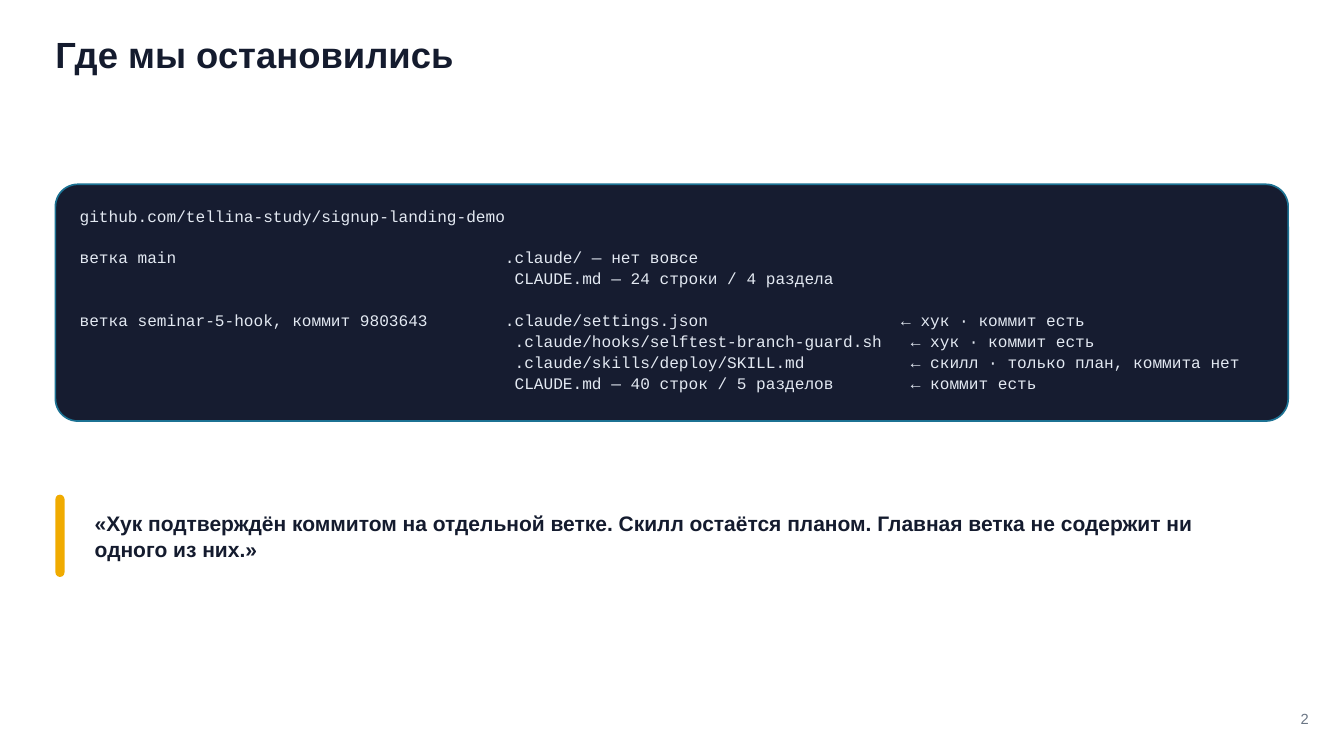
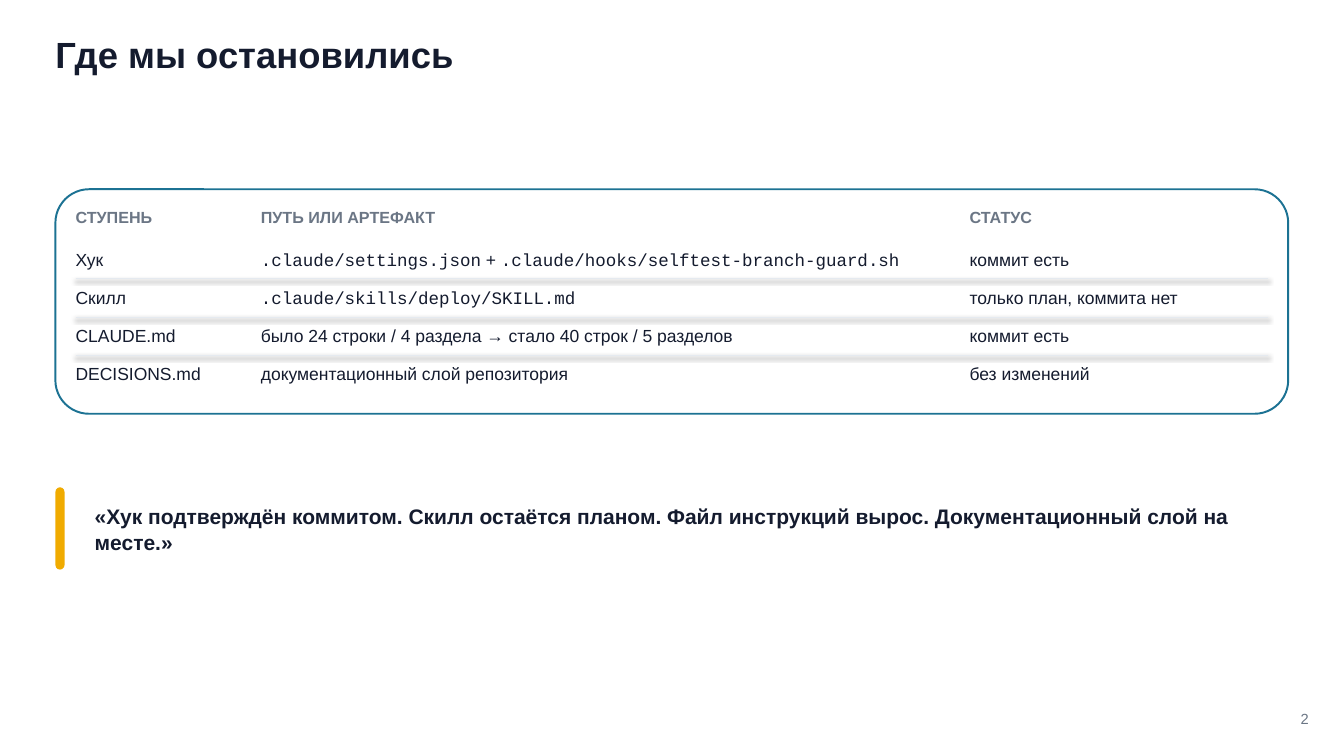
Before and after one commit to tellina-study/AI-usage-lessons, a slide deck: slide 2 of library/seminars/sem-06/rendered/sem-06.pptx. Drawn at 1344x756 pixels with LibreOffice and Linux fonts; fonts in the diff are those of the drawing. Boxes give left, top, right and bottom in pixels: in the first picture for what was removed or moved away, otherwise in the second. Text is boxed around its words. In the diff, an @@ line names an element or a change of style, - is before the commit and + after.

```diff
--- a/library/seminars/sem-06/rendered/sem-06.pptx
+++ b/library/seminars/sem-06/rendered/sem-06.pptx
@@ rounded rectangle: place and size @@
-rounded rectangle at [55,185,1289,421]
+rounded rectangle at [55,190,1289,414]
@@ rounded rectangle at [55,190,1289,414]: fill #161C30 to #FFFFFF; outline #1C7293 1.2 pt to #1C7293 1.4 pt; proportions changed @@
@@ text added at [76,212,153,223], 11.5 pt, text #6B7685, bold @@
+СТУПЕНЬ
@@ text removed at [80,210,1085,393] @@
-github.com/tellina-study/signup-landing-demo
-ветка main .claude/ — нет вовсе
-CLAUDE.md — 24 строки / 4 раздела
-ветка seminar-5-hook, коммит 9803643 .claude/settings.json ← хук · коммит есть
-.claude/hooks/selftest-branch-guard.sh ← хук · коммит есть
-.claude/skills/deploy/SKILL.md ← скилл · только план, коммита нет
-CLAUDE.md — 40 строк / 5 разделов ← коммит есть
@@ text added at [261,212,435,223], 11.5 pt, text #6B7685, bold @@
+ПУТЬ ИЛИ АРТЕФАКТ
@@ text added at [970,212,1032,223], 11.5 pt, text #6B7685, bold @@
+СТАТУС
@@ text added at [76,254,104,270], 12.5 pt, text #141B2E @@
+Хук
@@ text added at [261,254,900,270], 12.5 pt, text #141B2E @@
+.claude/settings.json + .claude/hooks/selftest-branch-guard.sh
@@ text added at [970,256,1070,266], 12.5 pt, text #141B2E @@
+коммит есть
@@ line added from (76, 279) to (1268, 279), #E5EAF0 0.75 pt @@
@@ text added at [76,291,126,304], 12.5 pt, text #141B2E @@
+Скилл
@@ text added at [261,292,576,308], 12.5 pt, text #141B2E @@
+.claude/skills/deploy/SKILL.md
@@ text added at [970,294,1178,307], 12.5 pt, text #141B2E @@
+только план, коммита нет
@@ line added from (76, 318) to (1268, 318), #E5EAF0 0.75 pt @@
@@ text added at [76,329,176,342], 12.5 pt, text #141B2E @@
+CLAUDE.md
@@ text added at [261,329,733,346], 12.5 pt, text #141B2E @@
+было 24 строки / 4 раздела → стало 40 строк / 5 разделов
@@ line added from (76, 355) to (1268, 355), #E5EAF0 0.75 pt @@
@@ text added at [970,332,1070,342], 12.5 pt, text #141B2E @@
+коммит есть
@@ text added at [76,367,201,380], 12.5 pt, text #141B2E @@
+DECISIONS.md
@@ text added at [261,367,568,384], 12.5 pt, text #141B2E @@
+документационный слой репозитория
@@ text added at [970,367,1090,380], 12.5 pt, text #141B2E @@
+без изменений
@@ rounded rectangle: place and size @@
-rounded rectangle at [55,495,65,578]
+rounded rectangle at [55,487,65,570]
@@ text at [95,508,1228,551]: text changed @@
-«Хук подтверждён коммитом на отдельной ветке. Скилл остаётся планом. Главная ветка не содержит ни одного из них.»
+«Хук подтверждён коммитом. Скилл остаётся планом. Файл инструкций вырос. Документационный слой на месте.»
```
Also in this commit, not shown: 39 other slides changed, 10 slides added, 10 slides removed, 48 other files.
